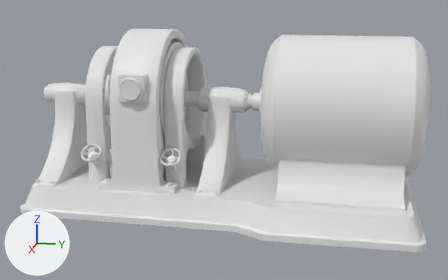
One commit to the FBX model Assets/Models/SM_Emit_engine.fbx: the scene before it, then after it.
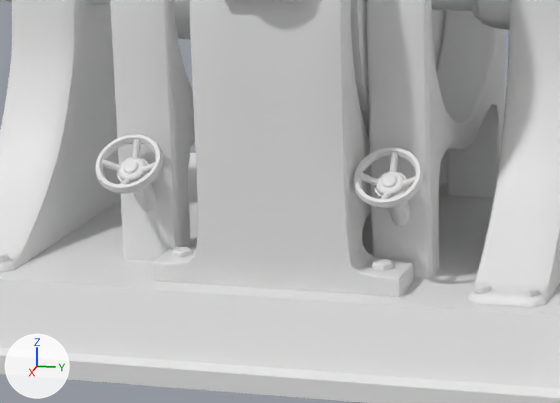
The first picture shows the older version from a camera (50 mm lens) standing at (4.43, 2.71, 1.85) and looking at (-0.78, 1.67, 0.54). The close-ups show both versions on the part from 12% to 50% of the width and 37% to 81% of the height of that picture. Lighting does not change. The marker at lower left points along +X, +Y and +Z. Where no turn or scale is listed for an object, it has been applied to the vertices. Vertices at the same position are counted once.

Objects in the first close-up: 'SM_Emit_engine'.
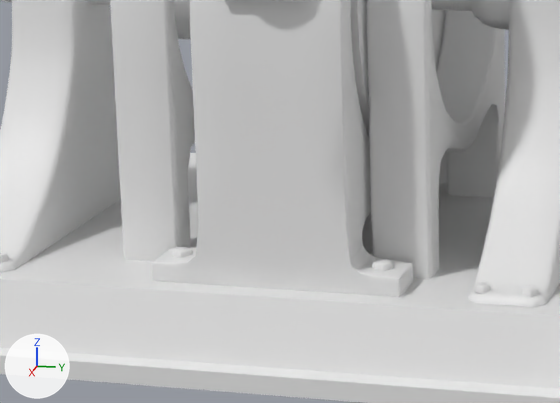
Pixel boxes [x1, y1, x2, y2] of what changed, in the close-ups (560 x 403 px):
part 1 of me_plane_014, deleted: before [95, 134, 423, 226]

The edits, one by one:
me_plane_014 is used by ob_sm_emit_engine; location (0.0, 0.0, 0.0).
me_plane_014 had 10764 vertices, 10233 faces and spanned x -1.71..0.06, y -0.01..3.34, z -0.02..1.5.
me_plane_014 now has 9588 vertices, 9225 faces and spans x -1.71..0.06, y -0.01..3.34, z -0.02..1.5.
me_plane_014 part 1: 12 loose pieces with 1176 vertices, spanning x -0.45..-0.22, y 0.55..1.41, z 0.32..0.56, are deleted.
